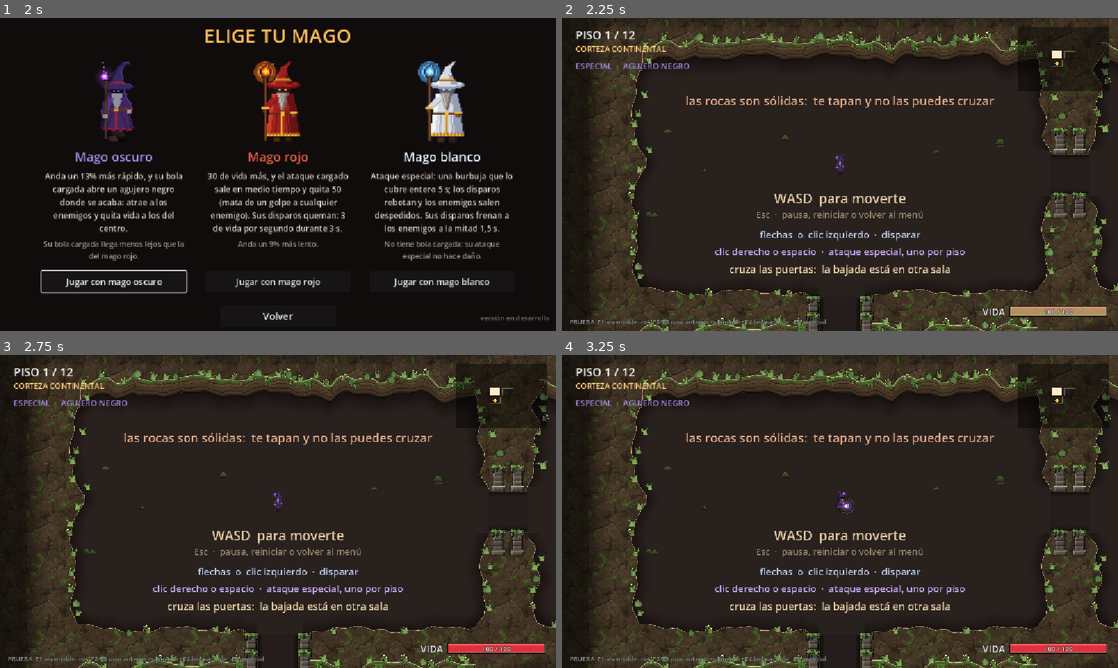
Above: before the commit, frames 1-4 (two rows, left to right).
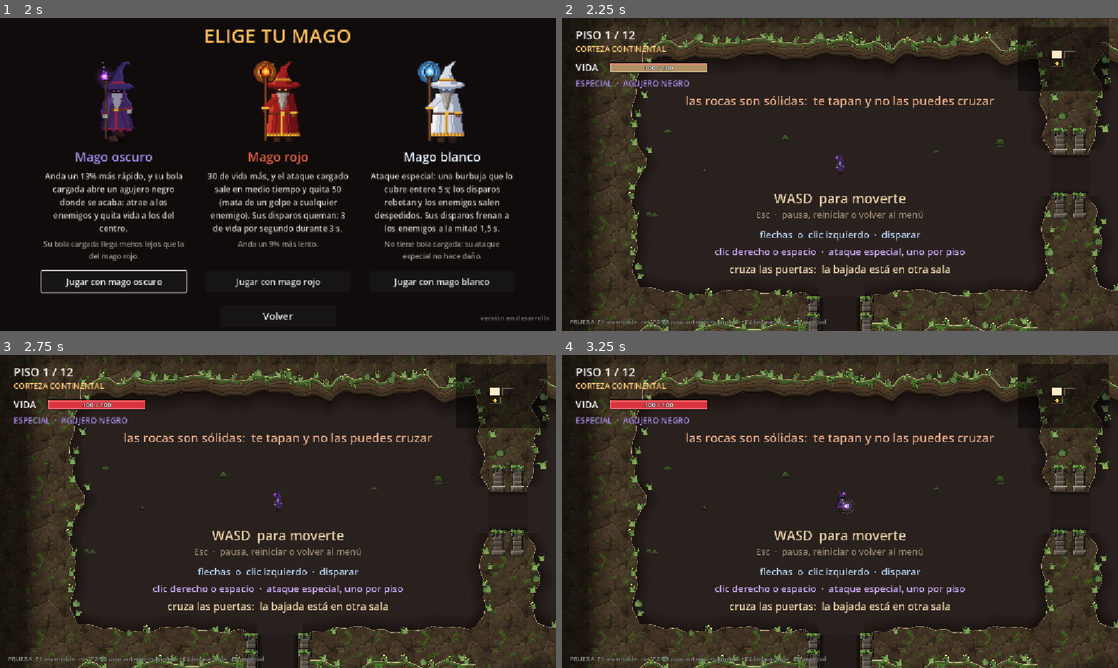
Above: after the commit, the same moments.

Repository: MatiasRodrigo0502/Vacio
Game: Godot game, scene res://scenes/MenuPrincipal.tscn
The game is run twice, just before and just after one commit, with the same random seed, the same clock (stepped at 60 frames per second) and the same inputs.
Inputs (mouse positions are in pixels of both pictures, inside the frame that each line leads up to):
- Up to frame 1 (2 s): click "Jugar" at 0.5 s; click "Jugar" at 1.25 s
- Up to frame 2 (2.25 s): click "Jugar con mago oscuro" at 2 s
- Up to frame 3 (2.75 s): no input
- Up to frame 4 (3.25 s): move the mouse to (962, 495) at 2.77 s; hold Right (disparar_derecha) from 2.78 s (still down); hold Right mouse button (cargar_ataque) from 2.78 s (still down)

Frame 1 is identical in both runs. In frame 2, 1.6% of the frame differs, in the area x 2-98%, y 14-96%; in frame 3, 1.6%; in frame 4, 1.6%.

Commit message:
La barra de vida del jugador vuelve arriba a la izquierda
Deshace 8646e5d: abajo a la derecha, en la sala del jefe quedaba junto a
la barra del jefe y se veia mal. Se queda apuntado el porque en la barra
y en CLAUDE.md. El arreglo del comentario del menu se mantiene.

Co-Authored-By: Claude Opus 5.5 <noreply@anthropic.com>

Diff:
--- a/scenes/Hud.tscn
+++ b/scenes/Hud.tscn
@@ -27,45 +27,46 @@
 theme_override_font_sizes/font_size = 16
 text = "CORTEZA CONTINENTAL"
 
+[node name="EtiquetaVida" type="Label" parent="."]
+offset_left = 28.0
+offset_top = 86.0
+offset_right = 118.0
+offset_bottom = 118.0
+theme_override_font_sizes/font_size = 20
+text = "VIDA"
+vertical_alignment = 1
+
 [node name="BarraVida" type="Control" parent="."]
-layout_mode = 3
-anchors_preset = 3
-anchor_left = 1.0
-anchor_top = 1.0
-anchor_right = 1.0
-anchor_bottom = 1.0
-offset_left = -380.0
-offset_top = -58.0
-offset_right = -24.0
-offset_bottom = -24.0
-grow_horizontal = 0
-grow_vertical = 0
+offset_left = 100.0
+offset_top = 86.0
+offset_right = 380.0
+offset_bottom = 118.0
 mouse_filter = 2
 script = ExtResource("2_barra_vida")
 
 [node name="Especial" type="Label" parent="."]
 offset_left = 28.0
-offset_top = 86.0
+offset_top = 122.0
 offset_right = 560.0
-offset_bottom = 112.0
+offset_bottom = 148.0
 theme_override_font_sizes/font_size = 17
 text = "ESPECIAL  ·  BOLA CARGADA"
 vertical_alignment = 1
 
 [node name="Mejoras" type="Control" parent="."]
 offset_left = 28.0
-offset_top = 120.0
+offset_top = 156.0
 offset_right = 560.0
-offset_bottom = 158.0
+offset_bottom = 194.0
 mouse_filter = 2
 script = ExtResource("4_mejoras")
 
 [node name="Aviso" type="Label" parent="."]
 visible = false
 offset_left = 28.0
-offset_top = 168.0
+offset_top = 204.0
 offset_right = 760.0
-offset_bottom = 200.0
+offset_bottom = 236.0
 theme_override_font_sizes/font_size = 19
 text = "objeto"
 vertical_alignment = 1
--- a/scripts/barra_jefe.gd
+++ b/scripts/barra_jefe.gd
@@ -6,8 +6,8 @@
 ## que darle durante un par de minutos, y sin ver que baja no se sabe si se le
 ## esta haciendo algo. Las rayitas marcan donde cambia de fase.
 ##
-## Abajo en el centro: arriba a la izquierda van el piso y el especial, arriba
-## a la derecha el minimapa y abajo a la derecha la vida del jugador.
+## Abajo y no arriba: arriba a la izquierda esta la vida del jugador y arriba a
+## la derecha el minimapa.
 ##
 ## La pone el HUD (Hud.mostrar_jefe) cuando se cierran las puertas de la sala
 ## del jefe, y se va sola cuando el jefe muere.
@@ -16,9 +16,7 @@
 
 const ANCHO: float = 460.0
 const ALTO: float = 14.0
-## Por encima de la barra de vida del jugador, que va abajo a la derecha:
-## con el mago rojo (130 de vida) llegaban a tocarse a la misma altura.
-const MARGEN_ABAJO: float = 64.0
+const MARGEN_ABAJO: float = 40.0
 ## Oro, el color del Mago Caido.
 const COLOR_RELLENO := Color(1.0, 0.78, 0.26)
 const COLOR_FONDO := Color(0.06, 0.05, 0.03, 0.85)
--- a/scripts/barra_vida.gd
+++ b/scripts/barra_vida.gd
@@ -9,10 +9,10 @@
 ## Es mas larga cuanta mas vida maxima hay (ANCHO_POR_PUNTO): el mago rojo,
 ## con 30 de mas, la tiene mas larga, como antes tenia un corazon mas.
 ##
-## ABAJO A LA DERECHA (Matias, 2026-10-14; antes arriba a la izquierda): la
-## barra va pegada al borde derecho de su nodo y crece hacia la izquierda, con
-## «VIDA» delante. Asi el borde de la pantalla no se mueve aunque cambie lo
-## larga que es.
+## ARRIBA A LA IZQUIERDA, NO ABAJO: en la 0.27 estuvo abajo a la derecha, pero
+## en la sala del jefe quedaba junto a la barra del jefe (abajo en el centro)
+## y se veia mal, dos barras de vida juntas. Matias la devolvio aqui el mismo
+## 2026-10-14.
 class_name BarraVida
 extends Control
 
@@ -25,8 +25,6 @@
 const COLOR_CURA := Color(0.5, 1.0, 0.55)
 ## Por debajo de esta parte de la vida, la barra late: queda poco.
 const POCA_VIDA: float = 0.3
-## Lo que hay entre «VIDA» y la barra.
-const HUECO_ETIQUETA: float = 10.0
 ## Lo que baja el rastro blanco, en partes de la barra por segundo.
 const BAJADA_RASTRO: float = 0.45
 
@@ -59,7 +57,7 @@
 
 func _draw() -> void:
 	var ancho := _maxima * ANCHO_POR_PUNTO
-	var caja := Rect2(Vector2(size.x - ancho, (size.y - ALTO) * 0.5), Vector2(ancho, ALTO))
+	var caja := Rect2(Vector2(0.0, (size.y - ALTO) * 0.5), Vector2(ancho, ALTO))
 	draw_rect(caja.grow(2.0), Color(0.0, 0.0, 0.0, 0.6))
 	draw_rect(caja, COLOR_FONDO)
 	var parte := clampf(float(_actual) / _maxima, 0.0, 1.0)
@@ -77,13 +75,6 @@
 	var fuente := ThemeDB.fallback_font
 	var tamano := 14
 	var medida := fuente.get_string_size(texto, HORIZONTAL_ALIGNMENT_LEFT, -1, tamano)
-	var sitio := Vector2(caja.position.x + (ancho - medida.x) * 0.5, caja.position.y + (ALTO + medida.y) * 0.5 - 4.0)
+	var sitio := Vector2((ancho - medida.x) * 0.5, caja.position.y + (ALTO + medida.y) * 0.5 - 4.0)
 	draw_string_outline(fuente, sitio, texto, HORIZONTAL_ALIGNMENT_LEFT, -1, tamano, 4, Color(0, 0, 0, 0.85))
 	draw_string(fuente, sitio, texto, HORIZONTAL_ALIGNMENT_LEFT, -1, tamano, Color.WHITE)
-	# «VIDA», delante de la barra, como las demas etiquetas del HUD.
-	var etiqueta := "VIDA"
-	var grande := 20
-	var largo := fuente.get_string_size(etiqueta, HORIZONTAL_ALIGNMENT_LEFT, -1, grande)
-	var donde := Vector2(caja.position.x - HUECO_ETIQUETA - largo.x, caja.position.y + (ALTO + largo.y) * 0.5 - 5.0)
-	draw_string_outline(fuente, donde, etiqueta, HORIZONTAL_ALIGNMENT_LEFT, -1, grande, 5, Color(0, 0, 0, 0.7))
-	draw_string(fuente, donde, etiqueta, HORIZONTAL_ALIGNMENT_LEFT, -1, grande, Color.WHITE)
Not shown, changed: CLAUDE.md
Not shown, changed: README.md
Not shown, changed: docs/todo-lo-hecho.md
